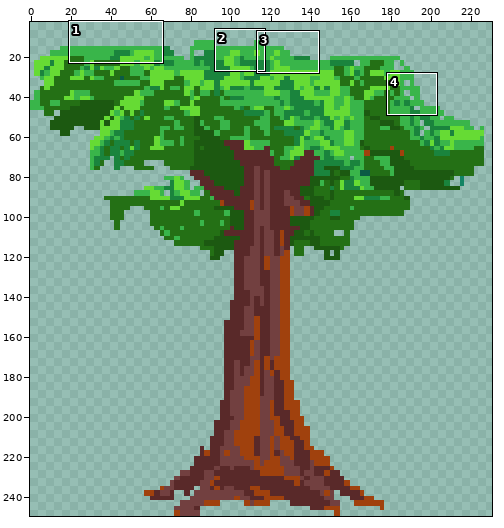
A sprite sheet gets an edit: sprites/spr_arvore1/layers/bb688713-ea4c-40c6-a5dd-c00da80b7f46/b0cd2293-a413-4e31-8da9-4fcab751e977.png. The picture above shows the old version from afar; the outline marks the close-up.
Close-up. Old version:
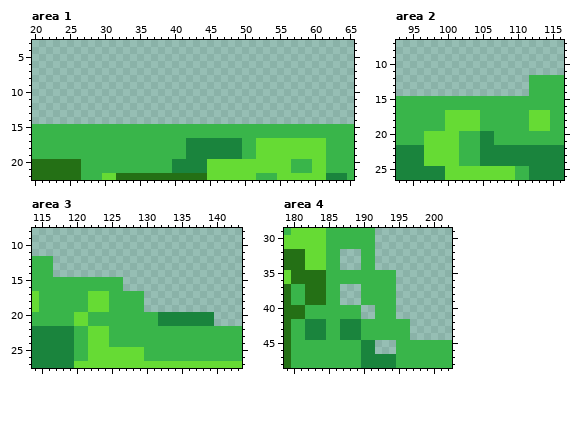
The file is 250x250 pixels. Shown: area 1: x 20..65, y 3..22; area 2: x 93..116, y 7..26; area 3: x 114..143, y 8..27; area 4: x 179..202, y 29..48. The wide view leaves out empty margins. The commit also changed other parts of the picture, which this record leaves out.
The same view after the edit:
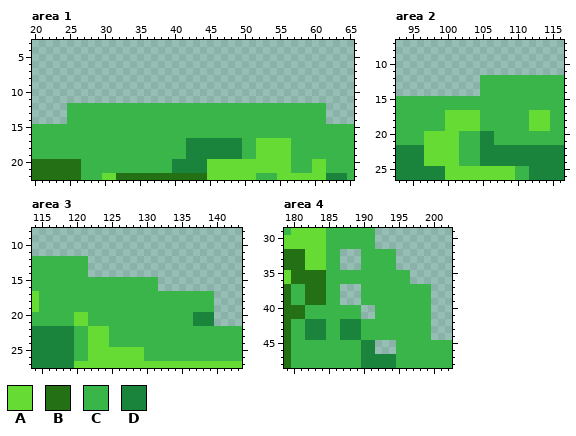
Palette (. is transparent): A #66db34  B #247015  C #39b54a  D #1a843d
The edit:
Area 1:
y 12..14: x 25..61 ..................................... -> CCCCCCCCCCCCCCCCCCCCCCCCCCCCCCCCCCCCC
y 17..19: x 57..61 AAAAA -> CCCCC
Area 2:
y 12..14: x 105..111 ....... -> CCCCCCC
Area 3:
y 12..14: x 117..121 ..... -> CCCCC
y 15..16: x 127..131 ..... -> CCCCC
y 17..19: x 122..124 AAA -> CCC; x 130..139 .......... -> CCCCCCCCCC
y 20..21: x 132..136 DDDDD -> CCCCC
Area 4:
y 32..34: x 192..194 ... -> CCC
y 35..36: x 195..196 .. -> CC
y 37..41: x 195..199 ..... -> CCCCC
y 42..44: x 197..199 ... -> CCC
Pixel boxes of the changes (left, top, right, bottom) in both close-ups:
changed: (67, 103, 326, 159)
added: (480, 75, 529, 96)
changed: (53, 256, 214, 326)
added: (375, 249, 431, 340)
